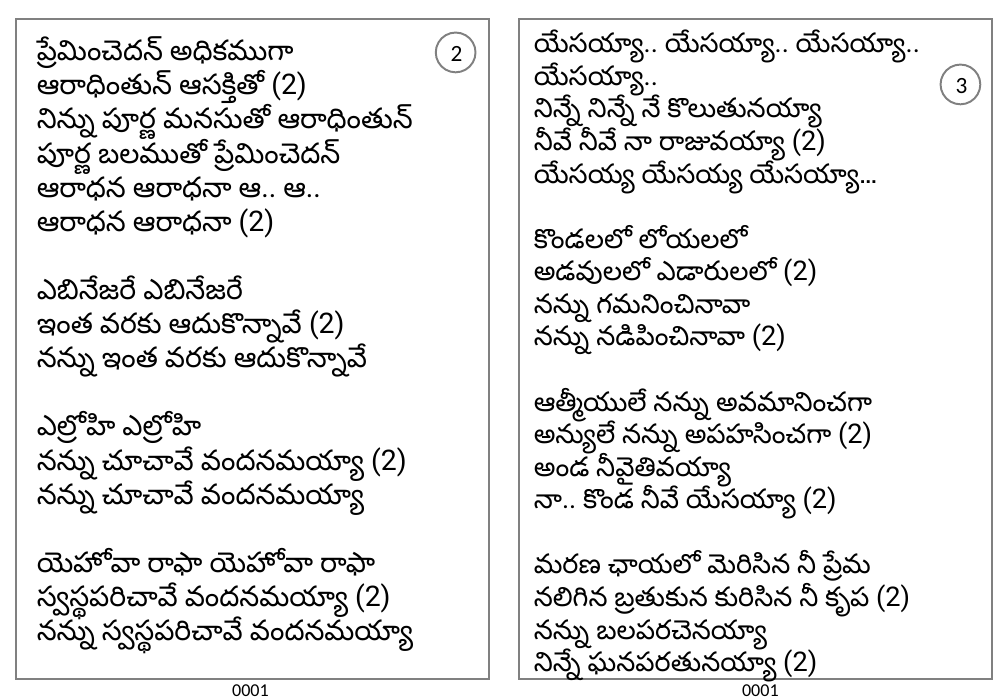
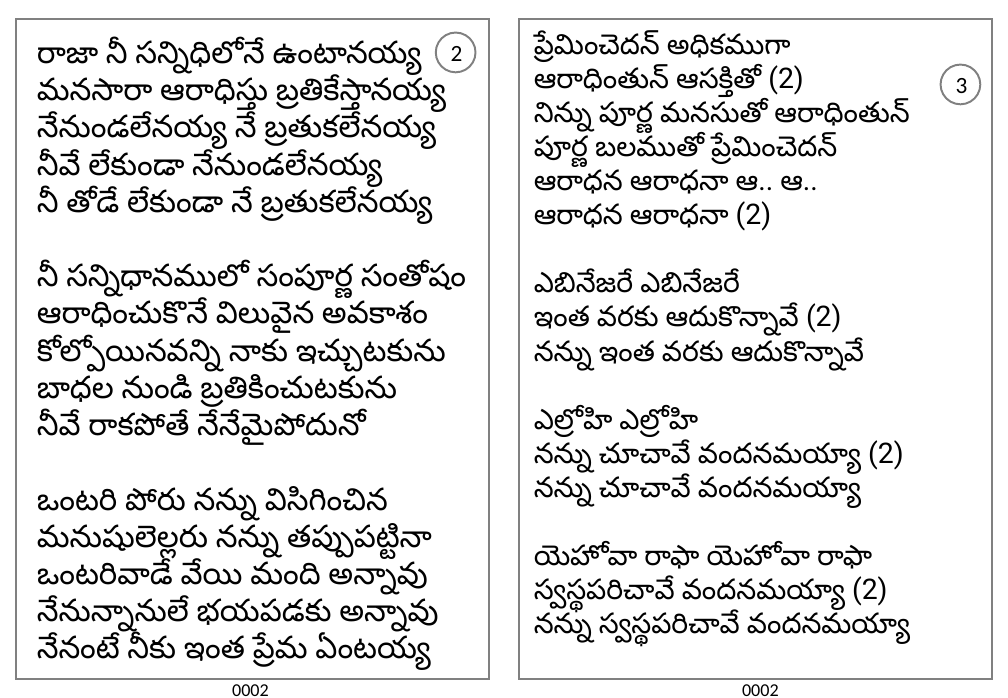
Before and after one commit to venu-webdev/songsDb, a slide deck: slide 2 of songsTemplate.pptx. Drawn at 1008x698 pixels with LibreOffice and Linux fonts; fonts in the diff are those of the drawing. Boxes give left, top, right and bottom in pixels: in the first picture for what was removed or moved away, otherwise in the second. Text is boxed around its words. In the diff, an @@ line names an element or a change of style, - is before the commit and + after.

```diff
--- a/songsTemplate.pptx
+++ b/songsTemplate.pptx
@@ text at (37, 40, 466, 670): text changed; size 22 to 24 pt @@
-ప్రేమించెదన్ అధికముగా
-ఆరాధింతున్ ఆసక్తితో (2)
-నిన్ను పూర్ణ మనసుతో ఆరాధింతున్
-పూర్ణ బలముతో ప్రేమించెదన్
-ఆరాధన ఆరాధనా ఆ.. ఆ..
-ఆరాధన ఆరాధనా (2)
-ఎబినేజరే ఎబినేజరే
-ఇంత వరకు ఆదుకొన్నావే (2)
-నన్ను ఇంత వరకు ఆదుకొన్నావే
-ఎల్రోహి ఎల్రోహి
-నన్ను చూచావే వందనమయ్యా (2)
-నన్ను చూచావే వందనమయ్యా
-యెహోవా రాఫా యెహోవా రాఫా
-స్వస్థపరిచావే వందనమయ్యా (2)
-నన్ను స్వస్థపరిచావే వందనమయ్యా
+రాజా నీ సన్నిధిలోనే ఉంటానయ్య
+మనసారా ఆరాధిస్తు బ్రతికేస్తానయ్య
+నేనుండలేనయ్య నే బ్రతుకలేనయ్య
+నీవే లేకుండా నేనుండలేనయ్య
+నీ తోడే లేకుండా నే బ్రతుకలేనయ్య
+నీ సన్నిధానములో సంపూర్ణ సంతోషం
+ఆరాధించుకొనే విలువైన అవకాశం
+కోల్పోయినవన్ని నాకు ఇచ్చుటకును
+బాధల నుండి బ్రతికించుటకును
+నీవే రాకపోతే నేనేమైపోదునో
+ఒంటరి పోరు నన్ను విసిగించిన
+మనుషులెల్లరు నన్ను తప్పుపట్టినా
+ఒంటరివాడే వేయి మంది అన్నావు
+నేనున్నానులే భయపడకు అన్నావు
+నేనంటే నీకు ఇంత ప్రేమ ఏంటయ్య
@@ text at (534, 32, 910, 646): text changed; size 21 to 22 pt @@
-యేసయ్యా.. యేసయ్యా.. యేసయ్యా.. యేసయ్యా..
-నిన్నే నిన్నే నే కొలుతునయ్యా
-నీవే నీవే నా రాజువయ్యా (2)
-యేసయ్య యేసయ్య యేసయ్యా…
-కొండలలో లోయలలో
-అడవులలో ఎడారులలో (2)
-నన్ను గమనించినావా
-నన్ను నడిపించినావా (2)
-ఆత్మీయులే నన్ను అవమానించగా
-అన్యులే నన్ను అపహసించగా (2)
-అండ నీవైతివయ్యా
-నా.. కొండ నీవే యేసయ్యా (2)
-మరణ ఛాయలో మెరిసిన నీ ప్రేమ
-నలిగిన బ్రతుకున కురిసిన నీ కృప (2)
-నన్ను బలపరచెనయ్యా
-నిన్నే ఘనపరతునయ్యా (2)
+ప్రేమించెదన్ అధికముగా
+ఆరాధింతున్ ఆసక్తితో (2)
+నిన్ను పూర్ణ మనసుతో ఆరాధింతున్
+పూర్ణ బలముతో ప్రేమించెదన్
+ఆరాధన ఆరాధనా ఆ.. ఆ..
+ఆరాధన ఆరాధనా (2)
+ఎబినేజరే ఎబినేజరే
+ఇంత వరకు ఆదుకొన్నావే (2)
+నన్ను ఇంత వరకు ఆదుకొన్నావే
+ఎల్రోహి ఎల్రోహి
+నన్ను చూచావే వందనమయ్యా (2)
+నన్ను చూచావే వందనమయ్యా
+యెహోవా రాఫా యెహోవా రాఫా
+స్వస్థపరిచావే వందనమయ్యా (2)
+నన్ను స్వస్థపరిచావే వందనమయ్యా
@@ text at (232, 684, 269, 696): text changed @@
-0001
+0002
@@ text at (742, 684, 779, 696): text changed @@
-0001
+0002
```
Also in this commit, not shown: 1 other slide changed, 4 other files.
